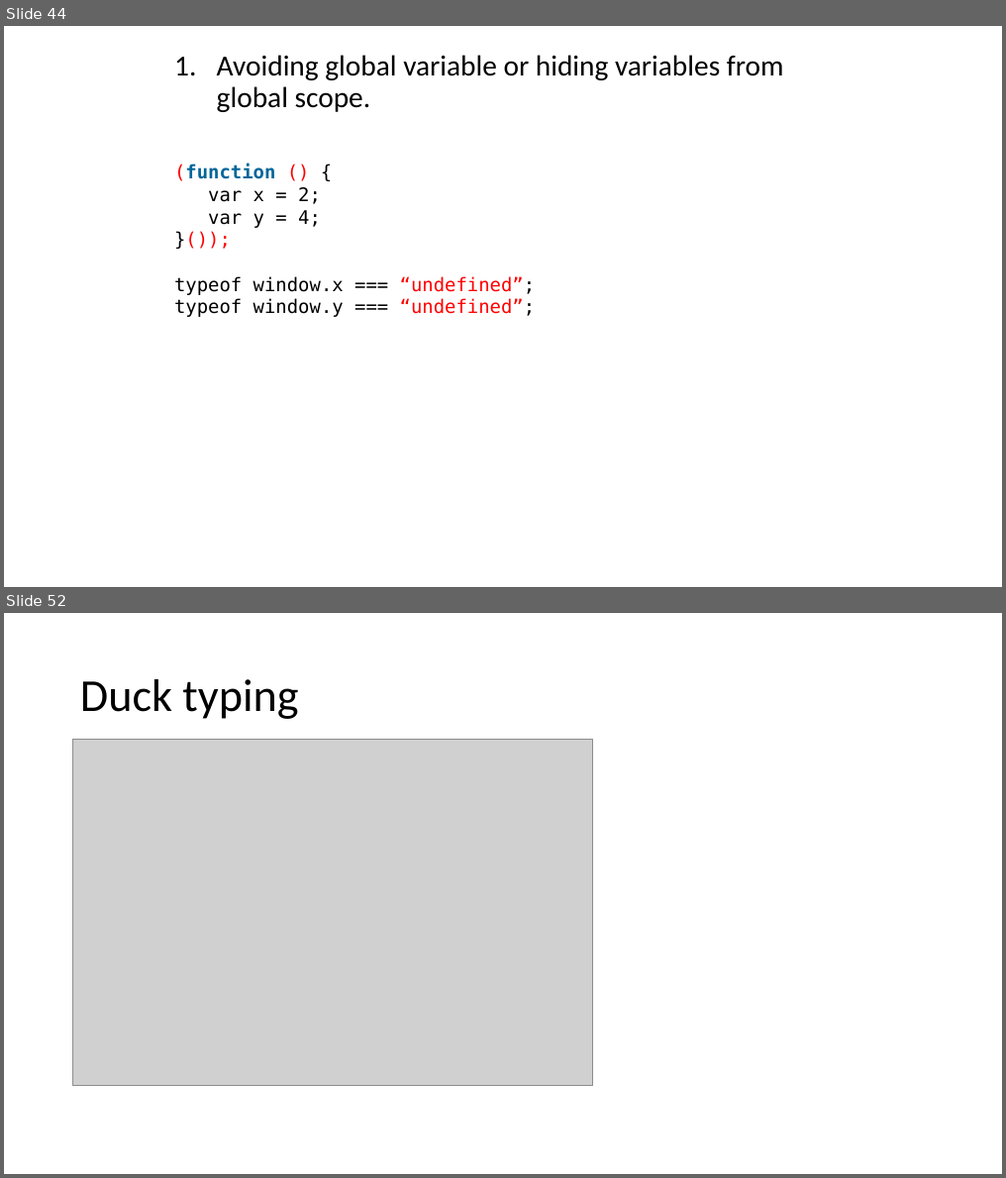
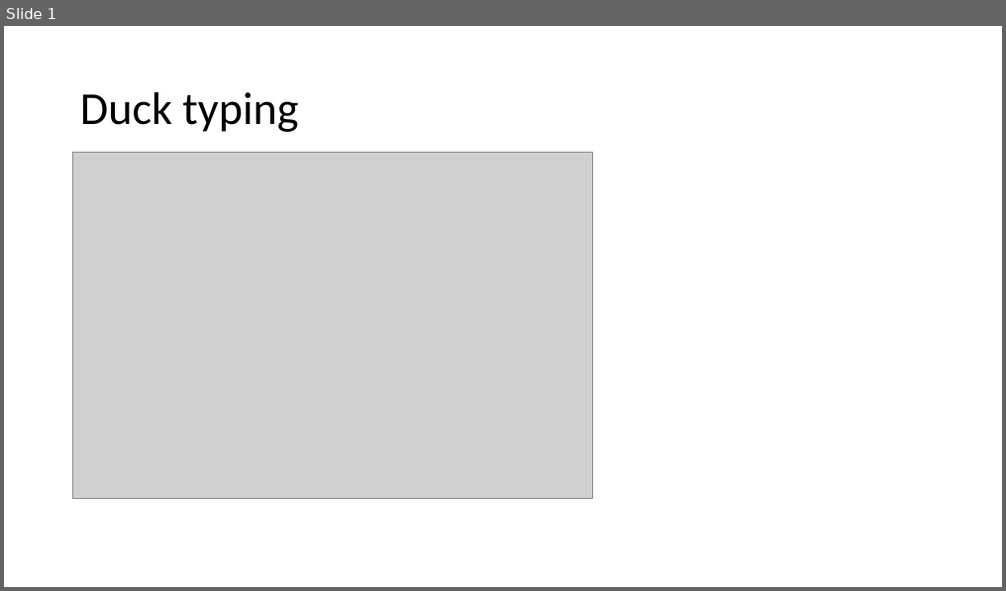
Before and after one commit to dzmitry-varabei/front-end-course, a slide deck: lecture-4-functions/lecture4-functions.pptx. Shown one above the other, each under a label of ours: slides 44 and 52 before the commit, slide 1 after it; the slides between them are not shown. The pictures are 1006x1178 and 1006x591 pixels, drawn with LibreOffice and Linux fonts; fonts in the diff are those of the drawing; grey boxes stand for pictures. Boxes give left, top, right and bottom in pixels: in the first picture for what was removed or moved away, otherwise in the second. Text is boxed around its words. In the diff, an @@ line names an element or a change of style, - is before the commit and + after.

```diff
--- a/lecture-4-functions/lecture4-functions.pptx
+++ b/lecture-4-functions/lecture4-functions.pptx
@@ slide 44 removed at bbox=[4, 26, 1002, 587], background #FFFFFF @@
@@ text removed at bbox=[217, 55, 784, 112] @@
-1. Avoiding global variable or hiding variables from global scope.
@@ text removed at bbox=[174, 164, 536, 317] @@
-(function () {
-var x = 2;
-var y = 4;
-}());
-typeof window.x === “undefined”;
-typeof window.y === “undefined”;
@@ what was slide 52 is now slide 1 @@
```
Also in this commit, not shown: 50 other slides removed, 2 other files.
